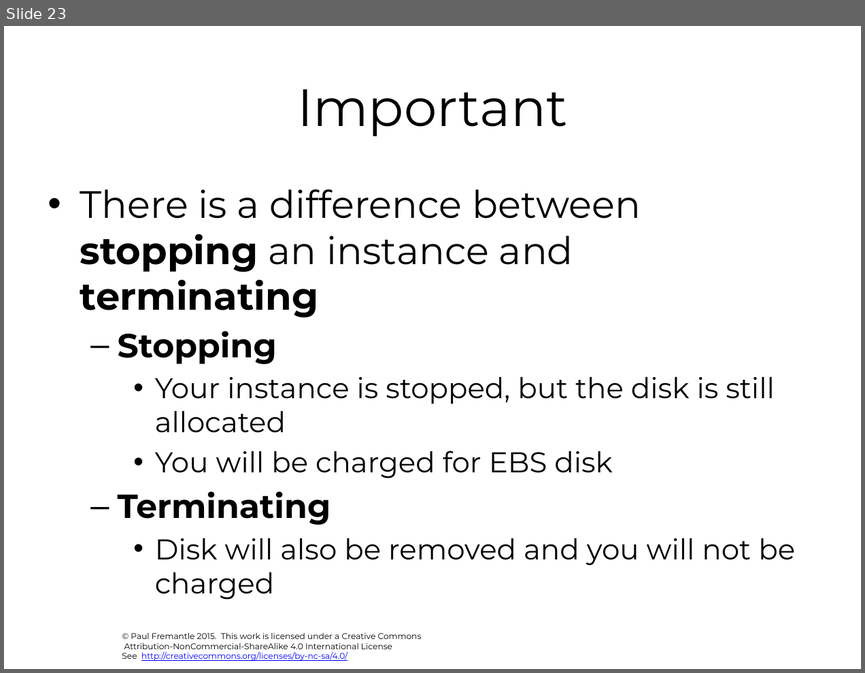
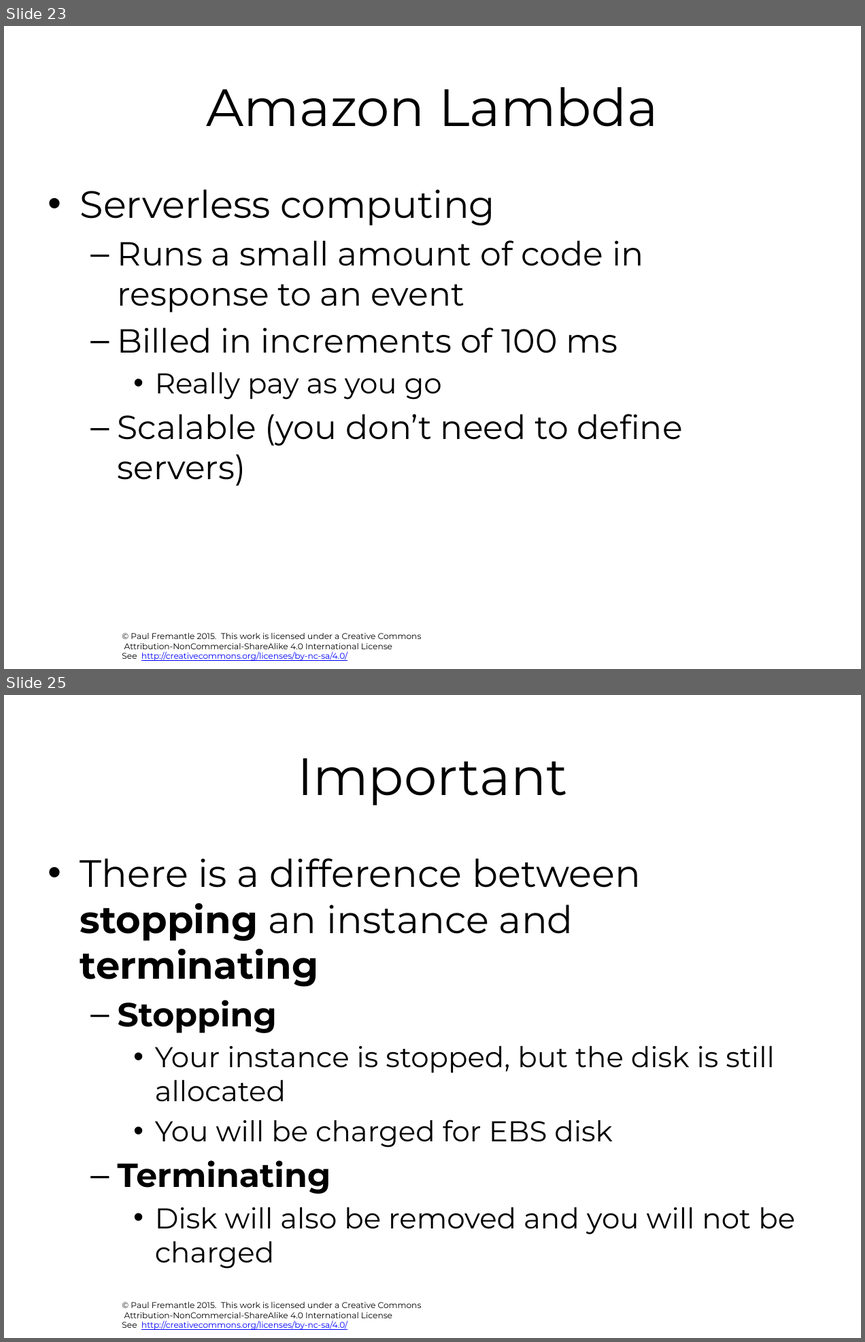
Before and after one commit to pzfreo/ox-clo, a slide deck: pres-source/02-understanding-cloud-services.pptx. Shown one above the other, each under a label of ours: slide 23 before the commit, slides 23 and 25 after it; the slides between them are not shown. The pictures are 865x673 and 865x1342 pixels, drawn with LibreOffice and Linux fonts; fonts in the diff are those of the drawing; background and template pictures are left out. Boxes give left, top, right and bottom in pixels: in the first picture for what was removed or moved away, otherwise in the second. Text is boxed around its words. In the diff, an @@ line names an element or a change of style, - is before the commit and + after.

```diff
--- a/pres-source/02-understanding-cloud-services.pptx
+++ b/pres-source/02-understanding-cloud-services.pptx
@@ slide 23 added at [4,26,861,669], background #FFFFFF; not listed: 1 template element that a slide beside it also shows @@
@@ title added at [207,87,657,127], 44 pt, text #000000 @@
+Amazon Lambda
@@ text added at [80,189,683,486], 28 pt, text #000000 @@
+• Serverless computing
+  – Runs a small amount of code in response to an event
+  – Billed in increments of 100 ms
+    • Really pay as you go
+  – Scalable (you don’t need to define servers)
@@ what was slide 23 is now slide 25 @@
```
Also in this commit, not shown: 2 slides changed, 2 other slides added, 26 other files.
